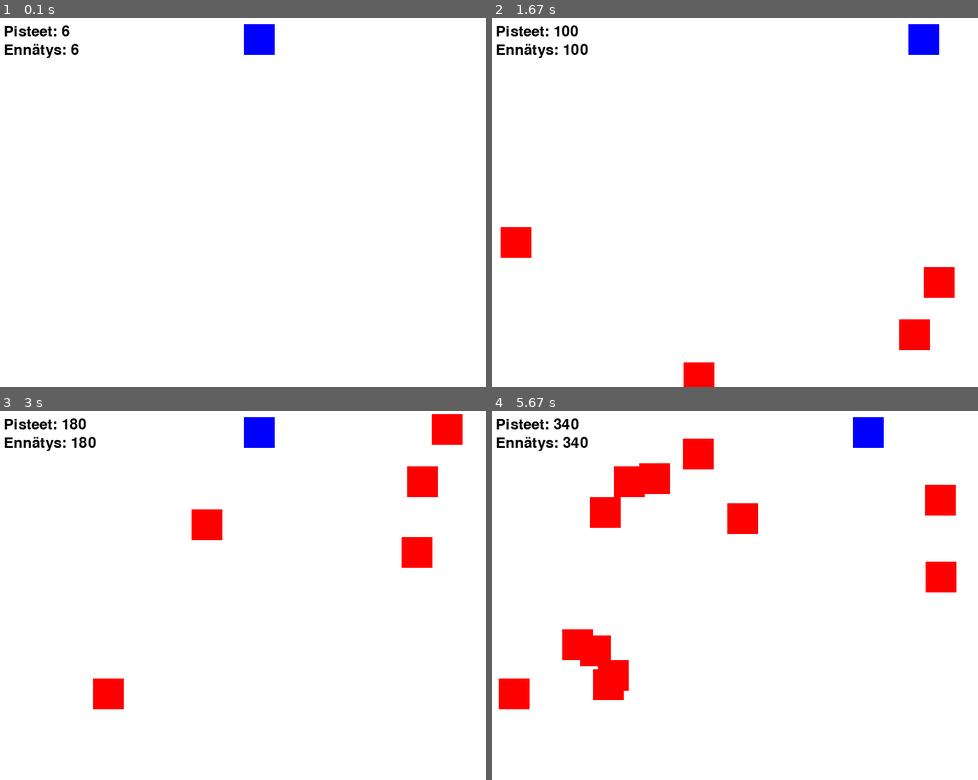
Above: before the commit, frames 1-4 (two rows, left to right).
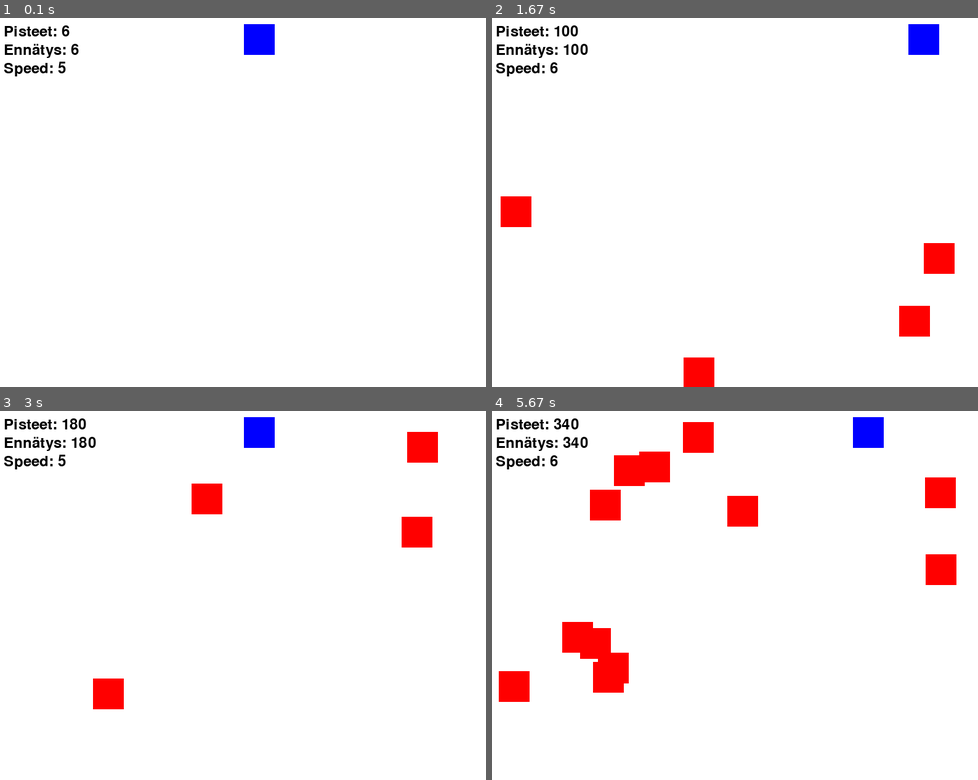
Above: after the commit, the same moments.

Repository: JIMH1/Pygame
Game: pygame game, started from versio1.py
Same seed, same stepped clock (60 frames per second), same inputs: the game is played once before the commit and once after it.
Inputs:
- Up to frame 1 (0.1 s): no input
- Up to frame 2 (1.67 s): hold Right 0.33-0.8 s; hold Up 0.83-1.13 s; hold Right 1.17-1.63 s
- Up to frame 3 (3 s): hold Left 1.67-2.2 s; hold Down 2.23-2.53 s; hold Left 2.57-2.97 s
- Up to frame 4 (5.67 s): hold Up 3-3.37 s; hold Right 3.4-4.03 s; hold Down 4.07-4.43 s; hold Left 4.47-4.93 s; hold Right 4.97-5.43 s; hold Up from 5.47 s (still down)

The runs differ from the first frame. In frame 1, 0.2% of the frame differs, in the area x 0-14%, y 11-16%; in frame 2, 2.6%; in frame 3, 3.3%, in the area x 0-96%, y 0-43%; in frame 4, 3.3%.

Commit message:
Nopeusominaisuus lisätty

Diff:
--- a/versio1.py
+++ b/versio1.py
@@ -25,6 +25,7 @@
 player_x = SCREEN_WIDTH // 2
 player_y = 10  # Pelaaja lähellä yläreunaa
 player_speed = 5
+max_vertical_speed = 10
 
 # Esteet
 obstacle_width = 50
@@ -66,6 +67,11 @@
     for event in pygame.event.get():
         if event.type == pygame.QUIT:
             running = False
+        if event.type == pygame.KEYDOWN:
+            if event.key == pygame.K_UP:
+                obstacle_speed = min(max_vertical_speed, obstacle_speed + 1)
+            if event.key == pygame.K_DOWN:
+                obstacle_speed = max(1, obstacle_speed - 1)
 
     # Pelaajan liike
     keys = pygame.key.get_pressed()
@@ -105,8 +111,10 @@
     # Piirrä pisteet
     score_text = font.render(f"Pisteet: {score}", True, BLACK)
     highscore_text = font.render(f"Ennätys: {highscore}", True, BLACK)
+    speed_text = font.render(f"Speed: {obstacle_speed}", True, BLACK)
     screen.blit(score_text, (10, 10))
     screen.blit(highscore_text, (10, 40))
+    screen.blit(speed_text, (10, 70))
 
     pygame.display.flip()
     clock.tick(FPS)
